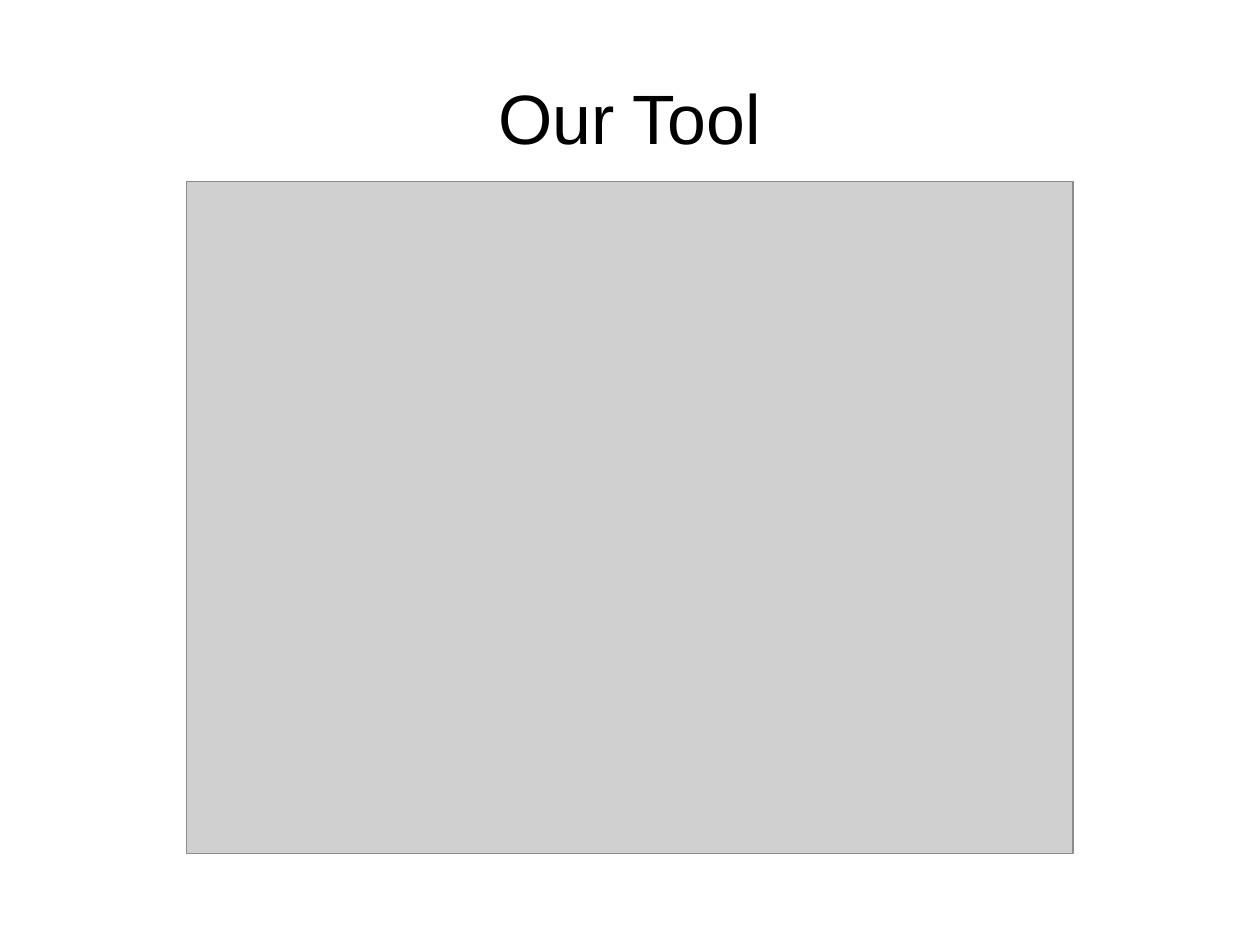
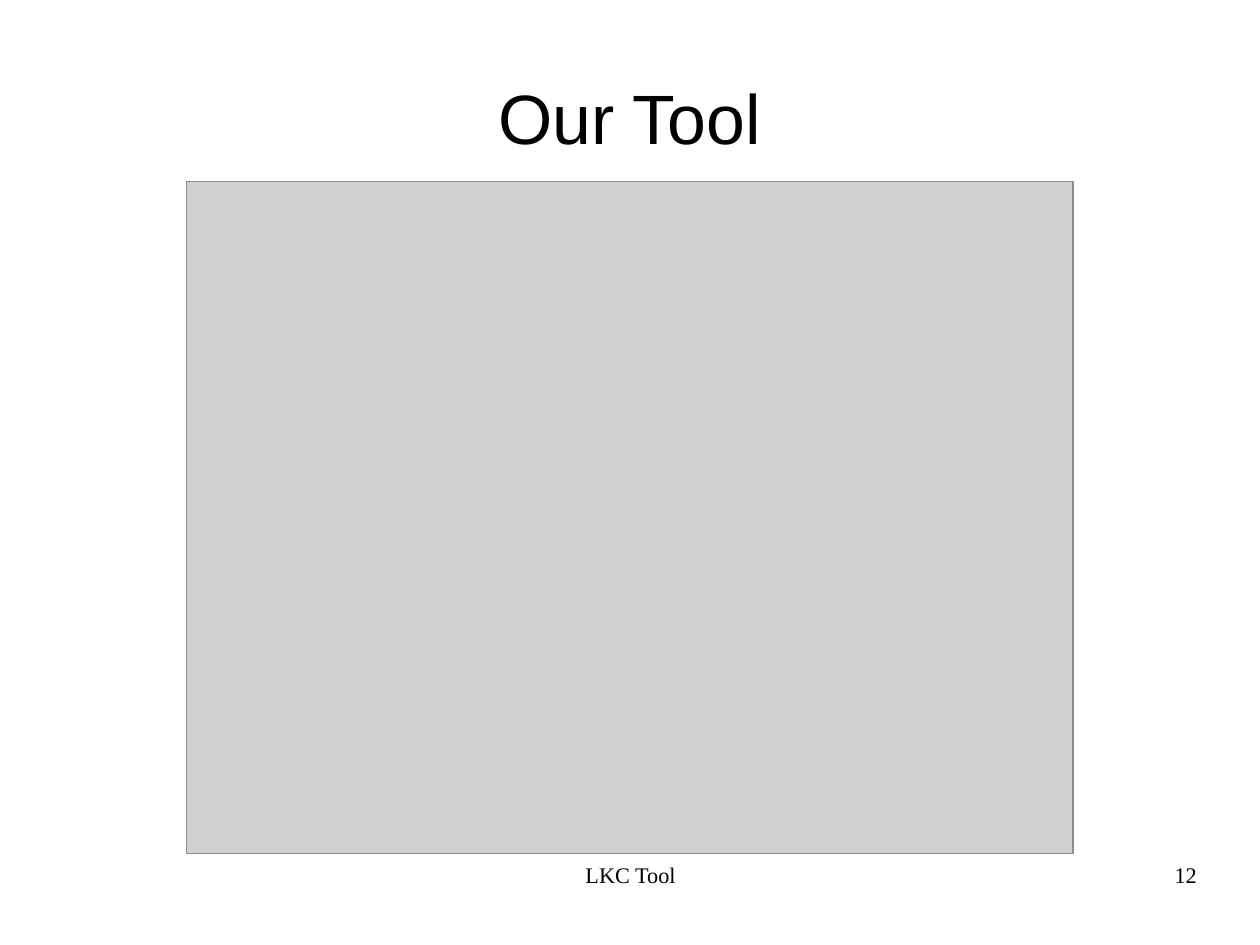
Before and after one commit to kbak/lkc, a slide deck: slide 12 of presentation/lkc.odp. Drawn at 1260x945 pixels with LibreOffice and Linux fonts; fonts in the diff are those of the drawing; grey boxes stand for pictures. Boxes give left, top, right and bottom in pixels: in the first picture for what was removed or moved away, otherwise in the second. Text is boxed around its words. In the diff, an @@ line names an element or a change of style, - is before the commit and + after.

```diff
--- a/presentation/lkc.odp
+++ b/presentation/lkc.odp
@@ text added at box(585, 867, 675, 884), 14 pt, text #000000 @@
+LKC Tool
@@ page number added at box(1175, 868, 1197, 883), 14 pt, text #000000 @@
+12
```
Also in this commit, not shown: 15 other slides changed, 4 slides added.
